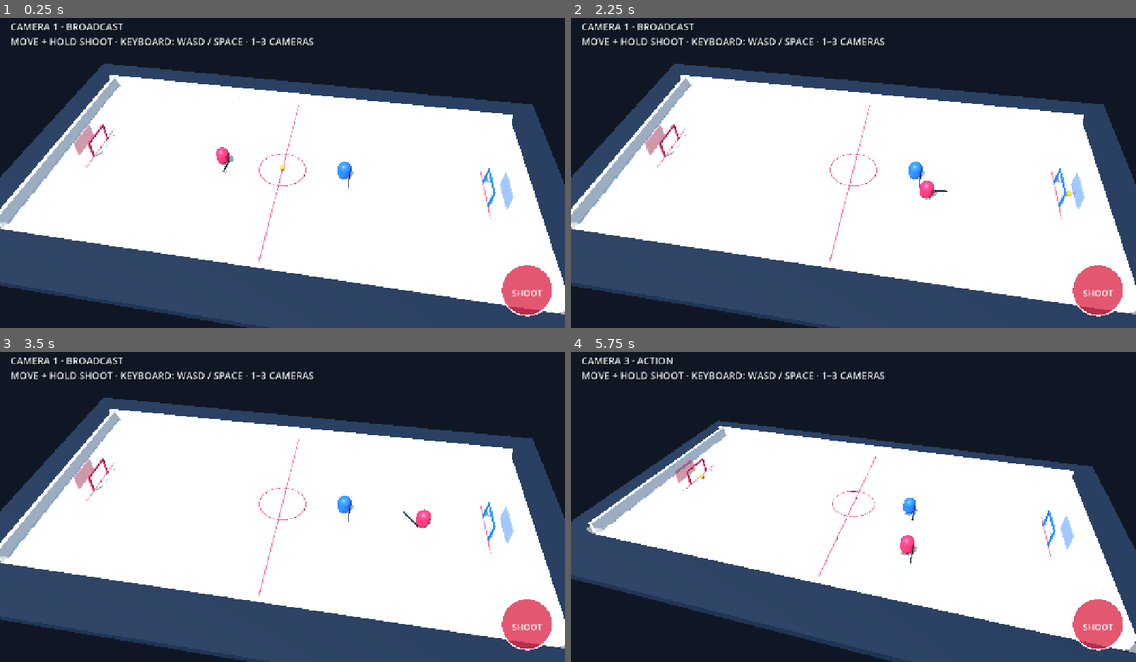
Above: before the commit, frames 1-4 (two rows, left to right).
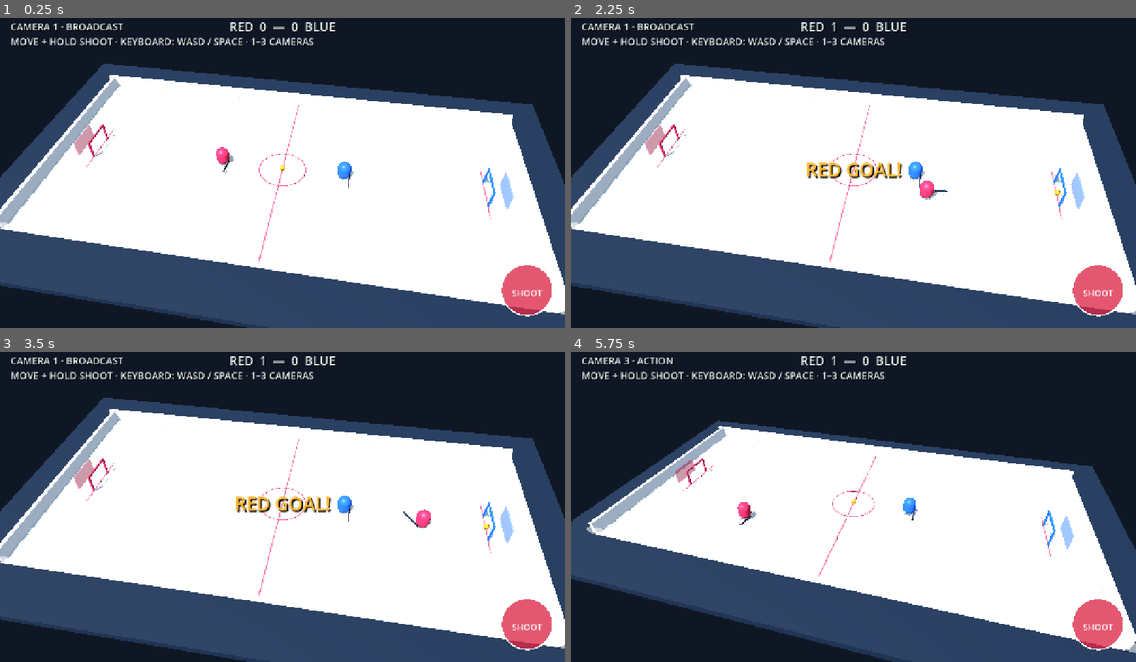
Above: after the commit, the same moments.

Repository: dylanwatsonsoftware/floorball-frenzy-3d
Game: Godot game, scene res://scenes/app/main.tscn
Two runs of this game, one before a commit and one after it. Both use one fixed random seed, a clock stepped at 60 frames per second and the inputs below.
Inputs (mouse positions are in pixels of both pictures, inside the frame that each line leads up to):
- Up to frame 1 (0.25 s): no input
- Up to frame 2 (2.25 s): tap Enter at 0.5 s; move the mouse to (977, 154) at 0.52 s; hold D (move_right) 0.53-1.25 s; hold Space (shoot) 0.53-1.25 s; click (977, 154) at 0.67 s; drag from (740, 185) to (825, 231) at 1.27 s; move the mouse to (910, 98) at 2.02 s; hold D (move_right) from 2.03 s (still down); hold Space (shoot) from 2.03 s (still down); tap 1 at 2.1 s; click (910, 98) at 2.17 s
- Up to frame 3 (3.5 s): release D (move_right) at 2.75 s; release Space (shoot) at 2.75 s; drag from (254, 565) to (113, 457) at 2.77 s
- Up to frame 4 (5.75 s): move the mouse to (1023, 550) at 3.52 s; hold A (move_left) 3.53-4.25 s; hold Space (shoot) 3.53-4.25 s; tap 3 at 3.6 s; click (1023, 550) at 3.67 s; drag from (684, 457) to (768, 423) at 4.27 s; move the mouse to (881, 503) at 5.02 s; hold S (move_down) from 5.03 s (still down); hold Space (shoot) from 5.03 s (still down); click (881, 503) at 5.17 s

The runs differ from the first frame. In frame 1, 0.3% of the frame differs, in the area x 40-60%, y 1-5%; in frame 2, 0.9%, in the area x 40-90%, y 1-58%; in frame 3, 0.9%; in frame 4, 0.6%.

Commit message:
feat: add goals scoring and match resets

Diff:
--- a/scenes/app/main.tscn
+++ b/scenes/app/main.tscn
@@ -1,9 +1,10 @@
-[gd_scene load_steps=5 format=3]
+[gd_scene load_steps=6 format=3]
 
 [ext_resource type="Script" path="res://scripts/app/main.gd" id="1_main"]
 [ext_resource type="Script" path="res://scripts/presentation/greybox_arena.gd" id="2_arena"]
 [ext_resource type="Script" path="res://scripts/gameplay/mobile_controls.gd" id="3_mobile"]
 [ext_resource type="Script" path="res://scripts/presentation/web_display_controls.gd" id="4_display"]
+[ext_resource type="Script" path="res://scripts/gameplay/match_flow.gd" id="5_match"]
 
 [node name="Main" type="Node3D"]
 script = ExtResource("1_main")
@@ -44,6 +45,42 @@
 theme_override_font_sizes/font_size = 24
 text = ""
 horizontal_alignment = 1
+
+[node name="ScoreLabel" type="Label" parent="HUD"]
+anchors_preset = 10
+anchor_right = 1.0
+offset_top = 16.0
+offset_bottom = 58.0
+grow_horizontal = 2
+theme_override_colors/font_color = Color(0.95, 0.98, 1, 1)
+theme_override_colors/font_shadow_color = Color(0, 0, 0, 0.85)
+theme_override_constants/shadow_offset_x = 2
+theme_override_constants/shadow_offset_y = 2
+theme_override_font_sizes/font_size = 28
+text = "RED  0  —  0  BLUE"
+horizontal_alignment = 1
+
+[node name="MessageLabel" type="Label" parent="HUD"]
+anchors_preset = 8
+anchor_left = 0.5
+anchor_top = 0.5
+anchor_right = 0.5
+anchor_bottom = 0.5
+offset_left = -260.0
+offset_top = -55.0
+offset_right = 260.0
+offset_bottom = 55.0
+grow_horizontal = 2
+grow_vertical = 2
+mouse_filter = 2
+theme_override_colors/font_color = Color(1, 0.72, 0.2, 1)
+theme_override_colors/font_shadow_color = Color(0, 0, 0, 0.9)
+theme_override_constants/shadow_offset_x = 3
+theme_override_constants/shadow_offset_y = 3
+theme_override_font_sizes/font_size = 42
+text = ""
+horizontal_alignment = 1
+vertical_alignment = 1
 
 [node name="MobileControls" type="Control" parent="HUD"]
 layout_mode = 3
@@ -110,3 +147,6 @@
 text = "ROTATE YOUR DEVICE\nFOR THE FULL RINK"
 horizontal_alignment = 1
 vertical_alignment = 1
+
+[node name="MatchFlow" type="Node" parent="."]
+script = ExtResource("5_match")
--- a/scripts/gameplay/ball_controller.gd
+++ b/scripts/gameplay/ball_controller.gd
@@ -1,6 +1,7 @@
 extends MeshInstance3D
 
 const BallSimulationScript = preload("res://scripts/simulation/ball_simulation.gd")
+const MatchSimulationScript = preload("res://scripts/simulation/match_simulation.gd")
 const MAX_CHARGE_SECONDS := 0.8
 const SHOOT_RANGE := 2.35
 
@@ -9,6 +10,8 @@
 var _player: CharacterBody3D
 var _charge_label: Label
 
+signal goal_scored(scorer: StringName)
+
 
 func _ready() -> void:
 	_player = get_parent().get_node("Player") as CharacterBody3D
@@ -16,15 +19,32 @@
 
 
 func _physics_process(delta: float) -> void:
+	var previous_position := position
 	var next_state := BallSimulationScript.step(position, ball_velocity, delta)
 	position = next_state.position
 	ball_velocity = next_state.velocity
+	var scorer := MatchSimulationScript.detect_goal(previous_position, position, ball_velocity)
+	if scorer != &"":
+		ball_velocity = Vector3.ZERO
+		_charge_seconds = 0.0
+		_charge_label.text = ""
+		set_physics_process(false)
+		goal_scored.emit(scorer)
+		return
 	_update_spin(delta)
 	_update_shot_charge(delta)
 
 
 func launch(planar_direction: Vector2, charge: float) -> void:
 	ball_velocity = BallSimulationScript.shot_velocity(planar_direction, charge)
+
+
+func reset_for_faceoff() -> void:
+	position = Vector3(0.0, BallSimulationScript.BALL_RADIUS, 0.0)
+	ball_velocity = Vector3.ZERO
+	_charge_seconds = 0.0
+	_charge_label.text = ""
+	set_physics_process(true)
 
 
 func _update_shot_charge(delta: float) -> void:
--- /dev/null
+++ b/scripts/gameplay/match_flow.gd
@@ -0,0 +1,67 @@
+extends Node
+
+const MatchSimulationScript = preload("res://scripts/simulation/match_simulation.gd")
+const GOAL_PAUSE_SECONDS := 1.6
+const WIN_PAUSE_SECONDS := 3.0
+const PLAYER_FACEOFF_POSITION := Vector3(-5.0, 0.75, 0.0)
+const OPPONENT_FACEOFF_POSITION := Vector3(5.0, 0.75, 0.0)
+
+var score := {"red": 0, "blue": 0}
+var _pause_remaining := 0.0
+var _winner: StringName = &""
+var _ball: Node3D
+var _player: CharacterBody3D
+var _opponent: Node3D
+var _score_label: Label
+var _message_label: Label
+
+
+func _ready() -> void:
+	_ball = get_node("../Arena/Ball") as Node3D
+	_player = get_node("../Arena/Player") as CharacterBody3D
+	_opponent = get_node("../Arena/Opponent") as Node3D
+	_score_label = get_node("../HUD/ScoreLabel") as Label
+	_message_label = get_node("../HUD/MessageLabel") as Label
+	_ball.connect("goal_scored", _on_goal_scored)
+	_update_score_label()
+
+
+func _process(delta: float) -> void:
+	if _pause_remaining <= 0.0:
+		return
+	_pause_remaining = maxf(0.0, _pause_remaining - delta)
+	if _pause_remaining <= 0.0:
+		_reset_faceoff()
+
+
+func _on_goal_scored(scorer: StringName) -> void:
+	var result := MatchSimulationScript.apply_goal(score, scorer)
+	score.red = result.red
+	score.blue = result.blue
+	_winner = result.winner
+	_update_score_label()
+
+	if _winner != &"":
+		_message_label.text = "%s WINS!" % String(_winner).to_upper()
+		_pause_remaining = WIN_PAUSE_SECONDS
+	else:
+		_message_label.text = "%s GOAL!" % String(scorer).to_upper()
+		_pause_remaining = GOAL_PAUSE_SECONDS
+
+
+func _reset_faceoff() -> void:
+	if _winner != &"":
+		score.red = 0
+		score.blue = 0
+		_winner = &""
+		_update_score_label()
+
+	_player.position = PLAYER_FACEOFF_POSITION
+	_player.velocity = Vector3.ZERO
+	_opponent.position = OPPONENT_FACEOFF_POSITION
+	_ball.call("reset_for_faceoff")
+	_message_label.text = ""
+
+
+func _update_score_label() -> void:
+	_score_label.text = "RED  %d  —  %d  BLUE" % [score.red, score.blue]
--- /dev/null
+++ b/scripts/simulation/match_simulation.gd
@@ -0,0 +1,39 @@
+class_name MatchSimulation
+extends RefCounted
+
+const WINNING_SCORE := 5
+const GOAL_LINE_X := 16.0
+const GOAL_HALF_WIDTH := 1.25
+const GOAL_HEIGHT := 1.48
+
+
+static func detect_goal(previous_position: Vector3, current_position: Vector3, current_velocity: Vector3) -> StringName:
+	var inside_mouth := absf(current_position.z) <= GOAL_HALF_WIDTH
+	var below_crossbar := current_position.y < GOAL_HEIGHT
+	if not inside_mouth or not below_crossbar:
+		return &""
+
+	var crossed_right := previous_position.x <= GOAL_LINE_X and current_position.x > GOAL_LINE_X
+	if crossed_right and current_velocity.x > 0.0:
+		return &"red"
+
+	var crossed_left := previous_position.x >= -GOAL_LINE_X and current_position.x < -GOAL_LINE_X
+	if crossed_left and current_velocity.x < 0.0:
+		return &"blue"
+
+	return &""
+
+
+static func apply_goal(score: Dictionary, scorer: StringName) -> Dictionary:
+	var next_score := {
+		"red": int(score.get("red", 0)),
+		"blue": int(score.get("blue", 0)),
+		"winner": &"",
+	}
+	if scorer != &"red" and scorer != &"blue":
+		return next_score
+
+	next_score[scorer] += 1
+	if next_score[scorer] >= WINNING_SCORE:
+		next_score.winner = scorer
+	return next_score
--- a/tests/greybox_scene_test.gd
+++ b/tests/greybox_scene_test.gd
@@ -26,6 +26,9 @@
 		"HUD/MobileControls",
 		"HUD/WebDisplayControls/FullscreenButton",
 		"HUD/WebDisplayControls/OrientationHint",
+		"HUD/ScoreLabel",
+		"HUD/MessageLabel",
+		"MatchFlow",
 	]
 	for path in required_nodes:
 		if scene.get_node_or_null(path) == null:
@@ -44,6 +47,9 @@
 	var ball := scene.get_node("Arena/Ball")
 	if not ball.has_method("launch"):
 		fail("Ball must expose deterministic launch behavior")
+		return
+	if not ball.has_method("reset_for_faceoff") or not ball.has_signal("goal_scored"):
+		fail("Ball must integrate with scoring and faceoff flow")
 		return
 	if scene.get_node_or_null("HUD/ChargeLabel") == null:
 		fail("HUD must expose shot charging feedback")
--- /dev/null
+++ b/tests/match_simulation_test.gd
@@ -0,0 +1,46 @@
+extends SceneTree
+
+
+func _init() -> void:
+	var match_sim := load("res://scripts/simulation/match_simulation.gd")
+	if match_sim == null:
+		fail("Match simulation script is missing")
+		return
+
+	var red_goal: StringName = match_sim.detect_goal(
+		Vector3(15.8, 0.5, 0.0),
+		Vector3(16.2, 0.45, 0.2),
+		Vector3(20.0, -1.0, 2.0)
+	)
+	if red_goal != &"red":
+		fail("Crossing the right goal line through the mouth must score for red")
+		return
+
+	var blue_goal: StringName = match_sim.detect_goal(
+		Vector3(-15.8, 0.5, 0.0),
+		Vector3(-16.2, 0.45, -0.2),
+		Vector3(-20.0, -1.0, -2.0)
+	)
+	if blue_goal != &"blue":
+		fail("Crossing the left goal line through the mouth must score for blue")
+		return
+
+	if match_sim.detect_goal(Vector3(15.8, 1.6, 0.0), Vector3(16.2, 1.55, 0.0), Vector3.RIGHT) != &"":
+		fail("A ball above the crossbar must not score")
+		return
+	if match_sim.detect_goal(Vector3(15.8, 0.5, 2.0), Vector3(16.2, 0.45, 2.0), Vector3.RIGHT) != &"":
+		fail("A ball outside the goal mouth must not score")
+		return
+
+	var result: Dictionary = match_sim.apply_goal({"red": 4, "blue": 2}, &"red")
+	if result.red != 5 or result.blue != 2 or result.winner != &"red":
+		fail("The fifth goal must produce a red match winner; got %s" % result)
+		return
+
+	print("Match scoring simulation is valid.")
+	quit(0)
+
+
+func fail(message: String) -> void:
+	push_error(message)
+	quit(1)
Not shown, added: scripts/gameplay/match_flow.gd.uid
Not shown, added: scripts/simulation/match_simulation.gd.uid
Not shown, added: tests/match_simulation_test.gd.uid
